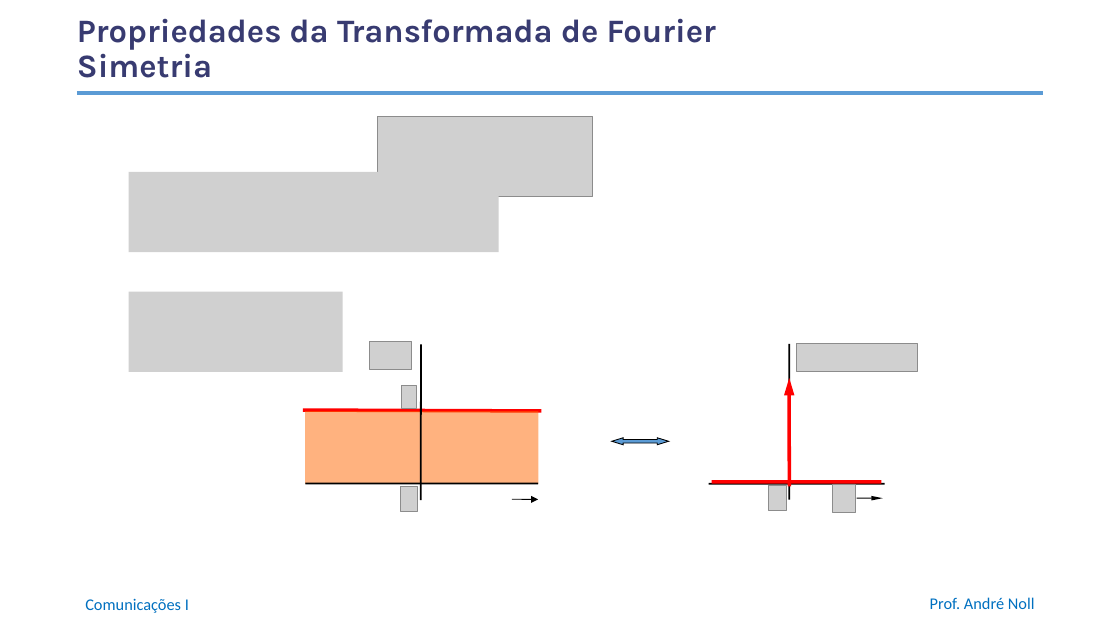
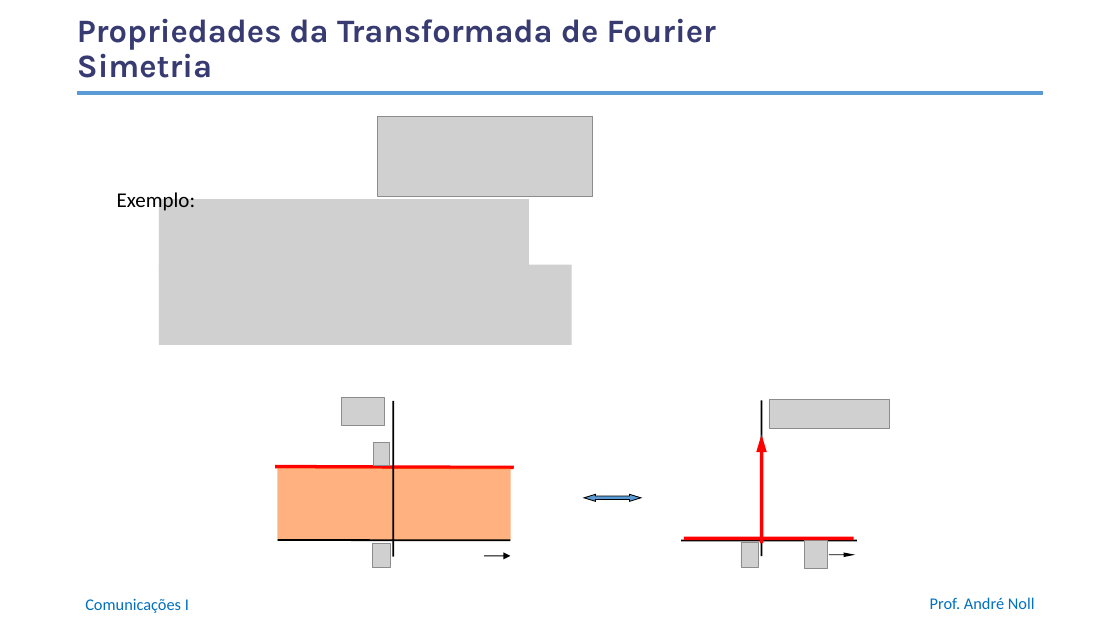
Before and after one commit to anollba/comunicacoes_i_ufrj, a slide deck: slide 19 of slides/Part1-Sistemas/01_03_TransformadaFourier.pptx. Drawn at 1120x630 pixels with LibreOffice and Linux fonts; fonts in the diff are those of the drawing; grey boxes stand for pictures; background and template pictures are left out. Boxes give left, top, right and bottom in pixels: in the first picture for what was removed or moved away, otherwise in the second. Text is boxed around its words. In the diff, an @@ line names an element or a change of style, - is before the commit and + after.

Commit message:
Correct slides Transformada Fourier

```diff
--- a/slides/Part1-Sistemas/01_03_TransformadaFourier.pptx
+++ b/slides/Part1-Sistemas/01_03_TransformadaFourier.pptx
@@ text added at [117, 192, 195, 213], 18 pt, text #000000 @@
+Exemplo:
@@ picture: place and size @@
-picture at [129, 172, 499, 252]
+picture at [159, 199, 529, 279]
@@ picture: place and size @@
-picture at [129, 292, 343, 371]
+picture at [159, 265, 572, 344]
@@ picture removed at [370, 341, 413, 370] @@
@@ picture removed at [797, 344, 918, 372] @@
@@ picture removed at [402, 386, 418, 408] @@
@@ picture added at [342, 398, 385, 427] @@
@@ 5 lines, 3 arrows, 1 left right arrow, 1 rectangle: place and size @@
-5 lines, 3 arrows, 1 left right arrow, 1 rectangle at [305, 344, 885, 500]
+5 lines, 3 arrows, 1 left right arrow, 1 rectangle at [277, 401, 857, 557]
@@ picture added at [769, 400, 890, 429] @@
@@ picture added at [374, 443, 390, 465] @@
@@ line moved from (302, 410) - (542, 411) to (275, 467) - (514, 468) @@
@@ picture removed at [401, 486, 418, 511] @@
@@ picture removed at [769, 486, 786, 510] @@
@@ picture removed at [833, 484, 855, 513] @@
@@ picture added at [373, 543, 391, 567] @@
@@ picture added at [741, 543, 759, 567] @@
@@ picture added at [805, 541, 828, 570] @@
```
Also in this commit, not shown: 7 other slides changed, 1 other file.
